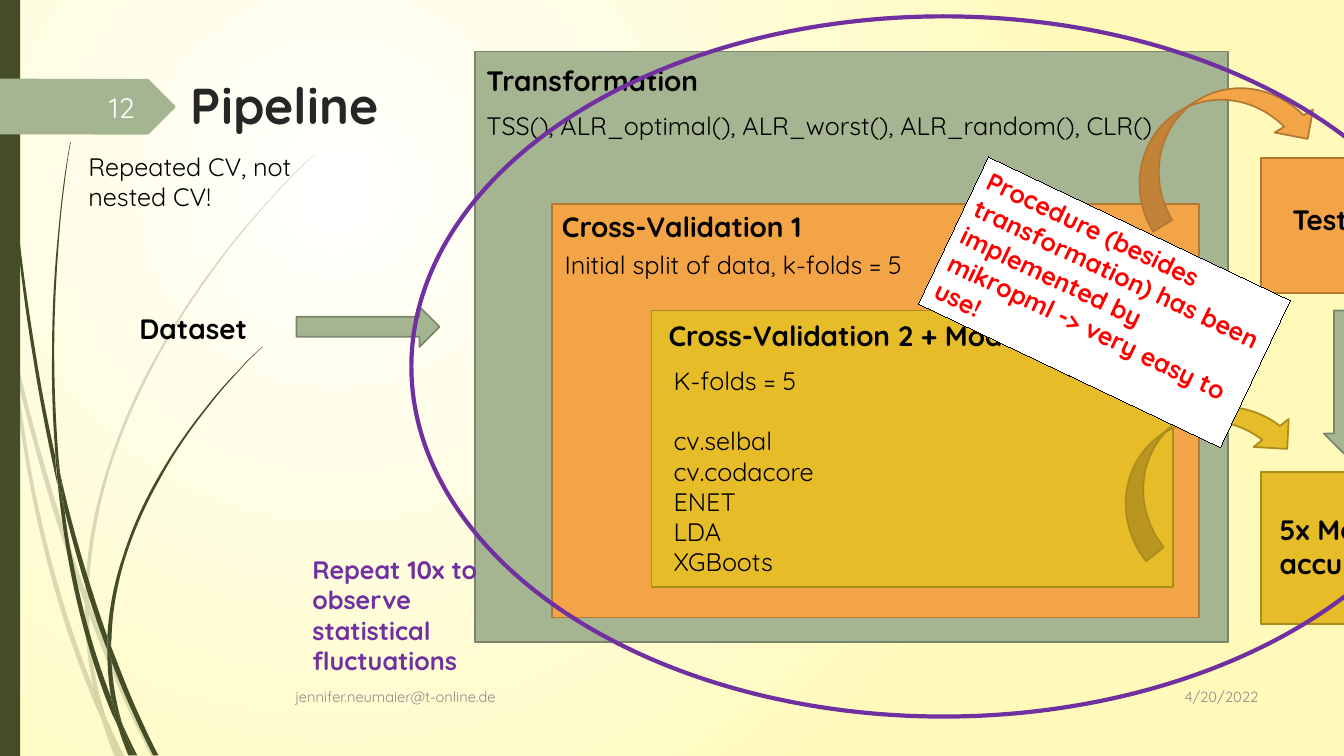
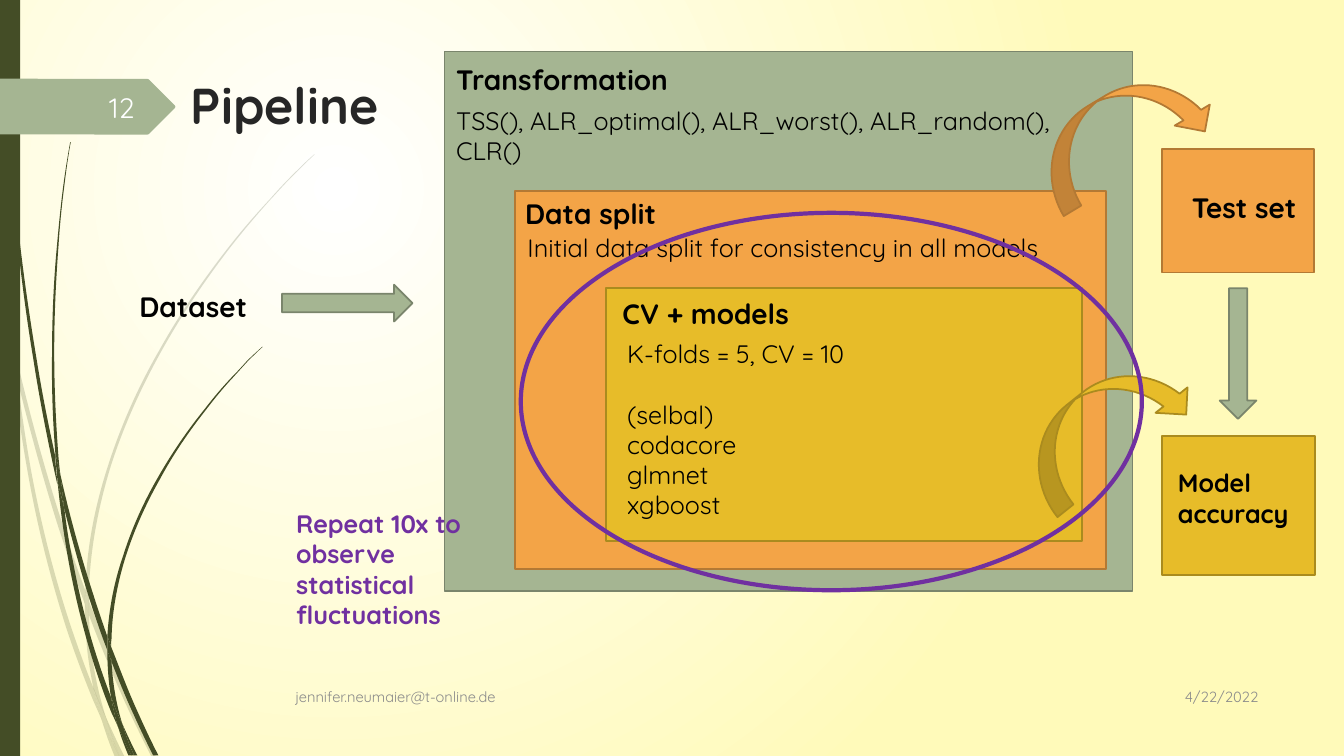
Before and after one commit to JenniferNeumaier/ml_coda, a slide deck: slide 12 of doc/Project_structure_notes.pptx. Drawn at 1344x756 pixels with LibreOffice and Linux fonts; fonts in the diff are those of the drawing. Boxes give left, top, right and bottom in pixels: in the first picture for what was removed or moved away, otherwise in the second. Text is boxed around its words. In the diff, an @@ line names an element or a change of style, - is before the commit and + after.

Commit message:
finalized PCOS and CRC model comparison

```diff
--- a/doc/Project_structure_notes.pptx
+++ b/doc/Project_structure_notes.pptx
@@ rectangle: place and size @@
-rectangle at box(475, 51, 1229, 642)
+rectangle at box(445, 51, 1132, 591)
@@ text "Transformation" rewrapped from box(486, 62, 698, 99) to box(456, 69, 668, 91) @@
@@ curved down arrow: place and size @@
-curved down arrow at box(1107, 50, 1327, 231)
+curved down arrow at box(1022, 51, 1223, 216)
@@ text "TSS(), ALR_optimal(), ALR_worst(), ALR_random(), CLR()" rewrapped from box(486, 108, 1153, 141) to box(456, 111, 1049, 165) @@
@@ rectangle: place and size @@
-rectangle at box(1261, 158, 1344, 293)
+rectangle at box(1163, 149, 1314, 273)
@@ text removed at box(88, 157, 291, 207) @@
-Repeated CV, not nested CV!
@@ rectangle removed at box(919, 157, 1291, 448) @@
-Procedure (besides transformation) has been implemented by mikropml -> very easy to use!
@@ rectangle: place and size @@
-rectangle at box(553, 205, 1200, 618)
+rectangle at box(515, 192, 1106, 570)
@@ text at box(525, 203, 656, 230): text changed @@
-Cross-Validation 1
+Data split
@@ text "Test set" rewrapped from box(1292, 210, 1344, 231) to box(1192, 198, 1296, 219) @@
@@ ellipse: place and size @@
-ellipse at box(411, 16, 1344, 717)
+ellipse at box(521, 213, 1142, 590)
@@ text at box(527, 231, 1038, 264): text changed @@
-Initial split of data, k-folds = 5
+Initial data split for consistency in all models
@@ text "Dataset" rewrapped from box(139, 319, 247, 348) to box(139, 297, 247, 318) @@
@@ right arrow: place and size @@
-right arrow at box(296, 307, 440, 347)
+right arrow at box(282, 284, 412, 321)
@@ rectangle: place and size @@
-rectangle at box(651, 311, 1173, 587)
+rectangle at box(606, 288, 1082, 541)
@@ right arrow: place and size @@
-right arrow at box(1324, 311, 1344, 454)
+right arrow at box(1220, 288, 1256, 419)
@@ text at box(622, 303, 789, 325): text changed @@
-Cross-Validation 2 + Models
+CV + models
@@ text at box(627, 344, 844, 519): text changed @@
-K-folds = 5
-cv.selbal
-cv.codacore
-ENET
-LDA
-XGBoots
+K-folds = 5, CV = 10
+(selbal)
+codacore
+glmnet
+xgboost
@@ curved down arrow: place and size @@
-curved down arrow at box(1090, 365, 1305, 561)
+curved down arrow at box(1007, 337, 1203, 517)
@@ rectangle: place and size @@
-rectangle at box(1261, 472, 1344, 624)
+rectangle at box(1163, 436, 1316, 575)
@@ text at box(1178, 473, 1289, 528): text changed; size 20 to 18 pt @@
-5x Model accuracy
+Model accuracy
@@ text "Repeat 10x to observe statistical ...": place and size @@
-text "Repeat 10x to observe statistical ..." at box(312, 553, 478, 671)
+text "Repeat 10x to observe statistical ..." at box(296, 507, 461, 625)
@@ text at box(1185, 690, 1258, 704): text changed @@
-4/20/2022
+4/22/2022
```
Also in this commit, not shown: 21 other slides changed, 5 slides added, 47 other files.
